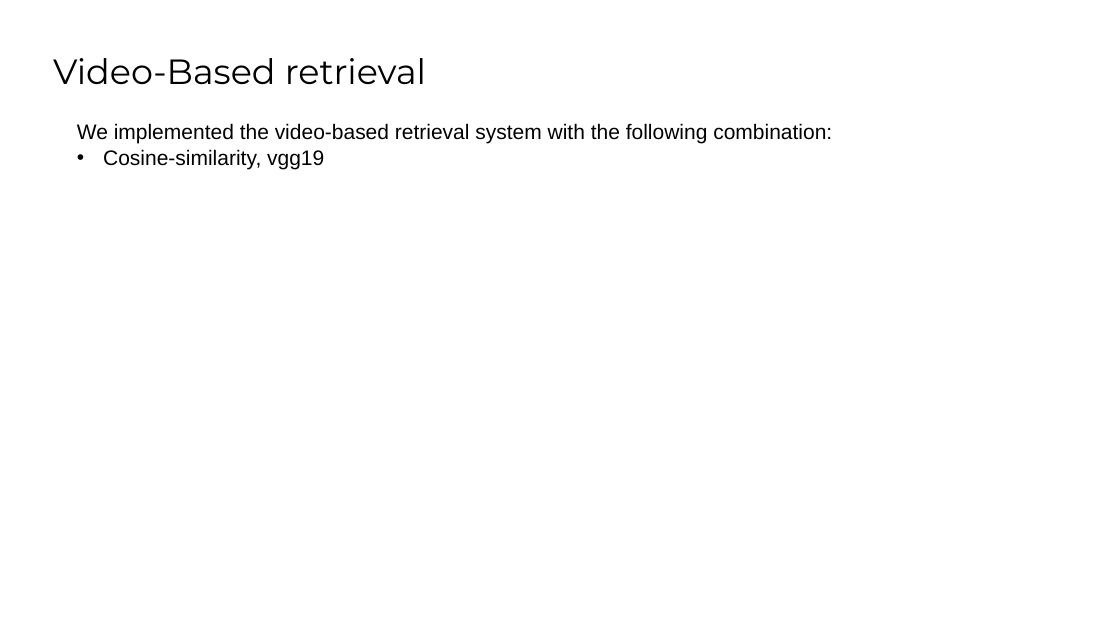
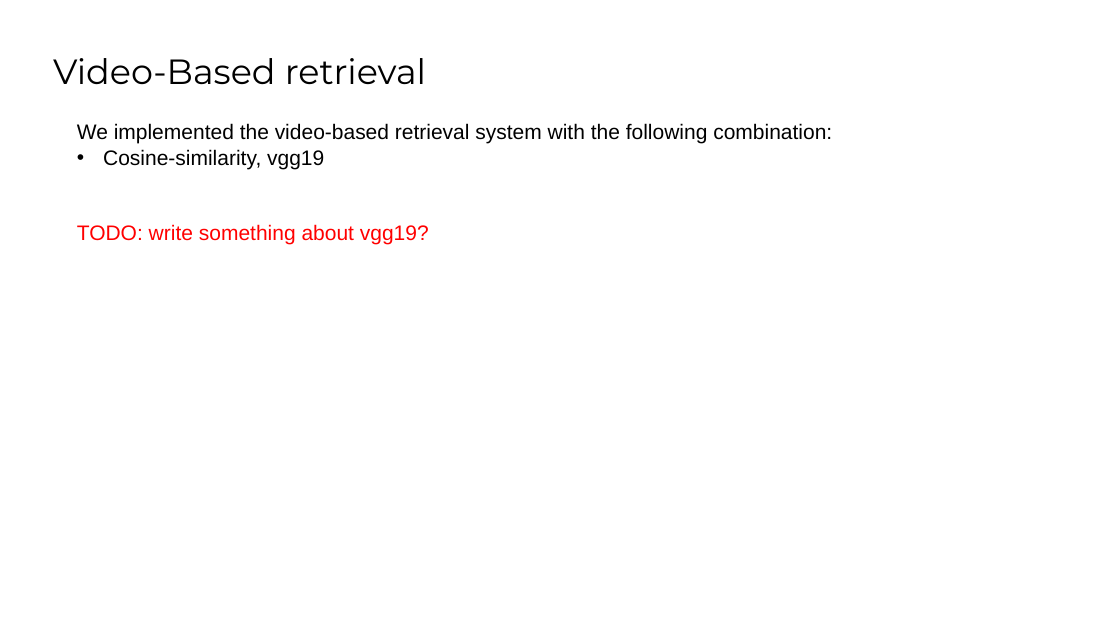
Before and after one commit to SaraCoolman/MMSR, a slide deck: slide 15 of project_3_team_E/Final Presentation.pptx (slide 14 before the commit). Drawn at 1120x630 pixels with LibreOffice and Linux fonts; fonts in the diff are those of the drawing; background and template pictures are left out. Boxes give left, top, right and bottom in pixels: in the first picture for what was removed or moved away, otherwise in the second. Text is boxed around its words. In the diff, an @@ line names an element or a change of style, - is before the commit and + after.

```diff
--- a/project_3_team_E/Final Presentation.pptx
+++ b/project_3_team_E/Final Presentation.pptx
@@ text at [77,224,429,245]: paragraph added @@
+TODO: write something about vgg19?
```
Also in this commit, not shown: 10 other slides changed, 1 slide added.
